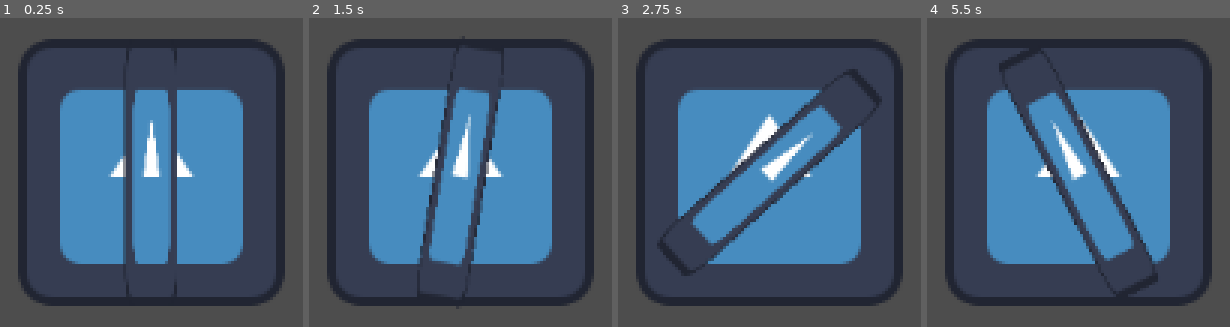
Above: before the commit, frames 1-4 (left to right).
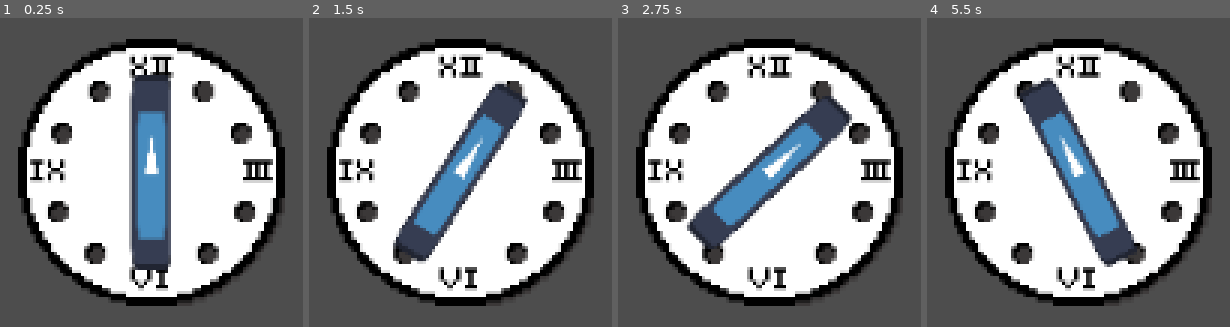
Above: after the commit, the same moments.

Repository: duckingg/GMTK-Heavenly-office
Game: Godot game, scene res://main.tscn
Two runs of this game, one before a commit and one after it. Both use one fixed random seed, a clock stepped at 60 frames per second and the inputs below. The engine's default icon, where the game draws it, is replaced by a stand-in: a white triangle on a blue panel in a dark square.
Inputs:
- Up to frame 1 (0.25 s): no input
- Up to frame 2 (1.5 s): tap Enter at 0.5 s; hold Up (ui_up) 0.53-1.28 s; hold Down (ui_down) from 1.28 s (still down)
- Up to frame 3 (2.75 s): release Down (ui_down) at 2.03 s; hold Up (ui_up) from 2.03 s (still down)
- Up to frame 4 (5.5 s): release Up (ui_up) at 3.53 s; hold Down (ui_down) from 3.53 s (still down); tap Space at 5 s

The runs differ from the first frame. In frame 1, 63% of the frame differs, in the area x 5-95%, y 6-94%; in frame 2, 64%; in frame 3, 63%; in frame 4, 63%.

Commit message:
Clock now has a MAX scale

Diff:
--- a/Assets/Clock.tscn
+++ b/Assets/Clock.tscn
@@ -1,12 +1,14 @@
 [gd_scene format=3 uid="uid://dxkokcej7bbgl"]
 
+[ext_resource type="Texture2D" uid="uid://8f8xv2ffeaiu" path="res://Sprites/Clock.png" id="1_qj2jc"]
 [ext_resource type="Texture2D" uid="uid://c358y8ffhdofm" path="res://icon.svg" id="1_r3var"]
 [ext_resource type="Script" uid="uid://ckpfbpuv07ouw" path="res://Scripts/Clock.gd" id="2_qj2jc"]
 
 [node name="Clock" type="Sprite2D" unique_id=993132611]
-texture = ExtResource("1_r3var")
+texture_filter = 1
+texture = ExtResource("1_qj2jc")
 script = ExtResource("2_qj2jc")
 
 [node name="Second_hand" type="Sprite2D" parent="." unique_id=2104889403]
-scale = Vector2(0.1953125, 1)
+scale = Vector2(0.07421875, 0.3671875)
 texture = ExtResource("1_r3var")
--- a/Scripts/Clock.gd
+++ b/Scripts/Clock.gd
@@ -7,14 +7,19 @@
 var time = 60.0
 
 var current_tween : Tween
+var editing = false
 
 func _process(delta):
-	second += delta
+	if editing == true:
+		second = 1
 
-	if second >= 1:
-		second = 0
-		time -= 1
-		time_update("normal")
+	if editing == false:
+		second += delta
+
+		if second >= 1:
+			second = 0
+			time -= 1
+			time_update("normal")
 
 	if Input.is_action_just_pressed("ui_up"):
 		time += 10
@@ -44,7 +49,7 @@
 			1
 		)
 
-		if time <= scale_start_time and time != 0:
+		if time <= scale_start_time and time > scale_start_time / 5.0:
 			current_tween.parallel()
 			current_tween.tween_property(
 				self,
@@ -56,12 +61,14 @@
 		print(time)
 
 	elif type == "edit":
+		editing = true
 		current_tween.set_trans(Tween.TRANS_LINEAR)
 
-		current_tween.tween_property(
+		await current_tween.tween_property(
 			$Second_hand,
 			"rotation",
 			deg_to_rad(time * 6),
 			0.5
-		)
+		).finished
+		editing = false
 		#I WILL CRYYYY
--- a/main.tscn
+++ b/main.tscn
@@ -7,3 +7,4 @@
 [node name="Clock" parent="." unique_id=993132611 instance=ExtResource("1_ig7tw")]
 
 [node name="Camera2D" type="Camera2D" parent="." unique_id=1578918322]
+zoom = Vector2(2, 2)
Binary file added: Sprites/Clock.png
Not shown, added: Sprites/Clock.png.import
